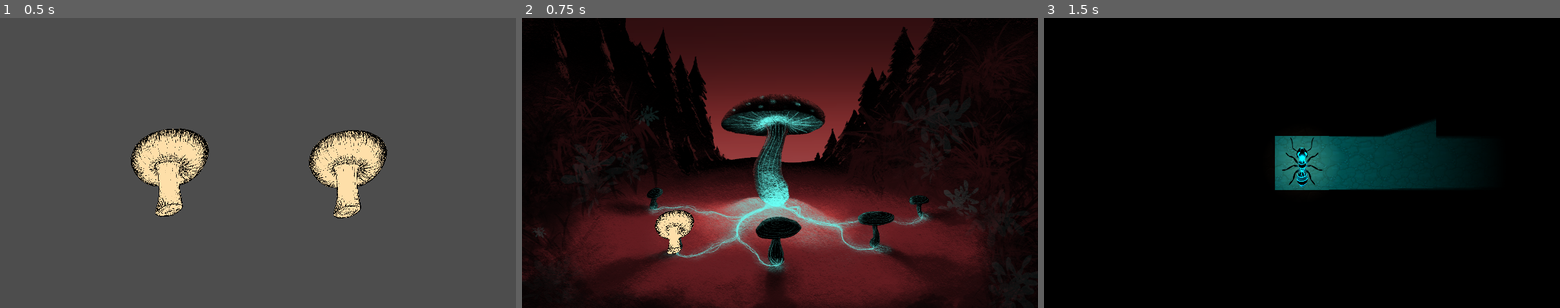
Above: before the commit, frames 1-3 (left to right).
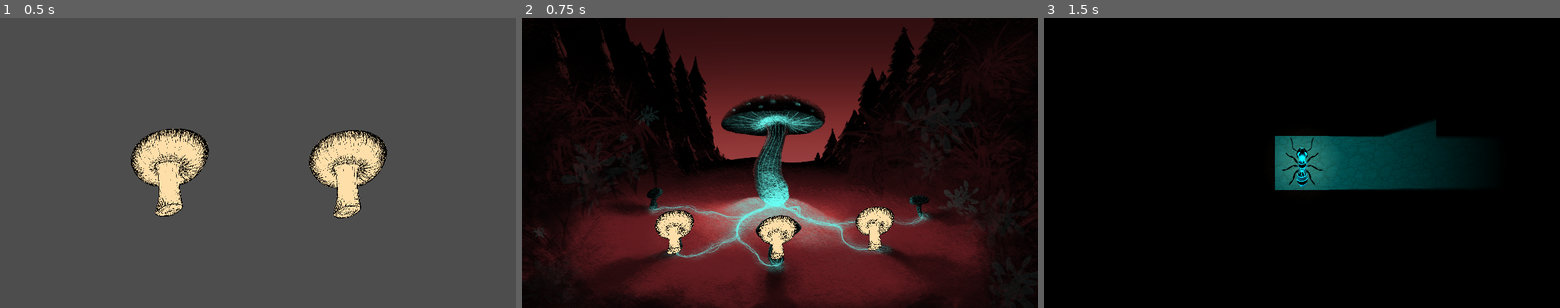
Above: after the commit, the same moments.

Repository: Couleslaw/Mycelium-Dominion-Antfall
Game: Godot game, scene res://Scenes/mainmenu/mainmenu.tscn
Same seed, same stepped clock (60 frames per second), same inputs: the game is played once before the commit and once after it.
Inputs (mouse positions are in pixels of both pictures, inside the frame that each line leads up to):
- Up to frame 1 (0.5 s): no input
- Up to frame 2 (0.75 s): click (867, 174) at 0.5 s
- Up to frame 3 (1.5 s): click (1198, 232) at 1.27 s

Frame 1 is identical in both runs. In frame 2, 1.3% of the frame differs, in the area x 45-73%, y 64-84%; in frame 3, nothing differs.

Commit message:
add pause menu globally

Diff:
--- a/game-files/Scenes/bludiste/Scenes/level_1.gd
+++ b/game-files/Scenes/bludiste/Scenes/level_1.gd
@@ -2,8 +2,8 @@
 
 #func _ready():
 	#process_mode = Node.PROCESS_MODE_ALWAYS
-
-func _input(event : InputEvent):
-	if (event.is_action_pressed("ui_cancel")):
-		$CanvasLayer/PauseMenu.visible = !$CanvasLayer/PauseMenu.visible
-		get_tree().paused = !get_tree().paused
+#
+#func _input(event : InputEvent):
+	#if (event.is_action_pressed("ui_cancel")):
+		#$CanvasLayer/PauseMenu.visible = !$CanvasLayer/PauseMenu.visible
+		#get_tree().paused = !get_tree().paused
--- a/game-files/Scenes/jumpking/jumpking.tscn
+++ b/game-files/Scenes/jumpking/jumpking.tscn
@@ -1,9 +1,10 @@
-[gd_scene load_steps=5 format=3 uid="uid://3hglaqyo0qi8"]
+[gd_scene load_steps=6 format=3 uid="uid://3hglaqyo0qi8"]
 
 [ext_resource type="Script" path="res://Scenes/jumpking/jumpking.gd" id="1_bsgj3"]
 [ext_resource type="PackedScene" uid="uid://bk7e1pep2aiqg" path="res://Scenes/jumpking/ant.tscn" id="1_iptl5"]
 [ext_resource type="PackedScene" uid="uid://cex4l38gguvn7" path="res://Scenes/jumpking/level.tscn" id="3_ppreg"]
 [ext_resource type="Texture2D" uid="uid://ocelsrdr1pb6" path="res://Assets/sprites/jumpking/bg/minigame_jump_background_solid_1.png" id="4_i3mkr"]
+[ext_resource type="PackedScene" uid="uid://cf61fhx2gf0th" path="res://Scenes/pause_menu.tscn" id="5_366r5"]
 
 [node name="Jumpking" type="Node2D"]
 script = ExtResource("1_bsgj3")
@@ -22,3 +23,7 @@
 [node name="MinigameJumpBackgroundSolid1" type="Sprite2D" parent="ParallaxBackground/ParallaxLayer"]
 position = Vector2(238, -1609)
 texture = ExtResource("4_i3mkr")
+
+[node name="CanvasLayer" type="CanvasLayer" parent="."]
+
+[node name="PauseMenu" parent="CanvasLayer" instance=ExtResource("5_366r5")]
--- a/game-files/Scenes/mainmenu/levelmap.gd
+++ b/game-files/Scenes/mainmenu/levelmap.gd
@@ -1,7 +1,12 @@
 extends Control
 
+func _on_bludiste_button_pressed():
+	get_tree().change_scene_to_file("res://Scenes/bludiste/Scenes/level_1.tscn")
 
 
+func _on_skakacka_button_pressed():
+	get_tree().change_scene_to_file("res://Scenes/jumpking/jumpking.tscn")
 
-func _on_texture_button_pressed():
-	get_tree().change_scene_to_file("res://Scenes/bludiste/Scenes/level_1.tscn")
+
+func _on_strilecka_button_pressed():
+	get_tree().change_scene_to_file("res://Scenes/strilecka/strilecka.tscn")
--- a/game-files/Scenes/mainmenu/levelmap.tscn
+++ b/game-files/Scenes/mainmenu/levelmap.tscn
@@ -20,7 +20,7 @@
 offset_bottom = 40.0
 texture = ExtResource("1_u467c")
 
-[node name="TextureButton" type="TextureButton" parent="."]
+[node name="BludisteButton" type="TextureButton" parent="."]
 layout_mode = 0
 offset_left = 494.0
 offset_top = 715.0
@@ -31,4 +31,28 @@
 texture_normal = ExtResource("2_8th6p")
 texture_click_mask = ExtResource("3_dqp3p")
 
-[connection signal="pressed" from="TextureButton" to="." method="_on_texture_button_pressed"]
+[node name="SkakackaButton" type="TextureButton" parent="."]
+layout_mode = 0
+offset_left = 878.0
+offset_top = 735.0
+offset_right = 2346.0
+offset_bottom = 2384.0
+scale = Vector2(0.1, 0.1)
+mouse_default_cursor_shape = 2
+texture_normal = ExtResource("2_8th6p")
+texture_click_mask = ExtResource("3_dqp3p")
+
+[node name="StrileckaButton" type="TextureButton" parent="."]
+layout_mode = 0
+offset_left = 1240.0
+offset_top = 702.0
+offset_right = 2708.0
+offset_bottom = 2351.0
+scale = Vector2(0.1, 0.1)
+mouse_default_cursor_shape = 2
+texture_normal = ExtResource("2_8th6p")
+texture_click_mask = ExtResource("3_dqp3p")
+
+[connection signal="pressed" from="BludisteButton" to="." method="_on_bludiste_button_pressed"]
+[connection signal="pressed" from="SkakackaButton" to="." method="_on_skakacka_button_pressed"]
+[connection signal="pressed" from="StrileckaButton" to="." method="_on_strilecka_button_pressed"]
--- a/game-files/Scenes/pause_menu.gd
+++ b/game-files/Scenes/pause_menu.gd
@@ -3,11 +3,10 @@
 func _ready():
 	hide()
 
-#func _input(event : InputEvent):
-	#if (event.is_action_pressed("ui_cancel")):
-		#show()
-		#var current_value = get_tree().paused
-		#get_tree().paused = !current_value
+func _input(event : InputEvent):
+	if (event.is_action_pressed("ui_cancel")):
+		visible = !visible
+		get_tree().paused = !get_tree().paused
 
 func _on_back_to_shroom_pressed():
 	get_tree().paused = false
--- a/game-files/Scenes/strilecka/shooter_logic.gd
+++ b/game-files/Scenes/strilecka/shooter_logic.gd
@@ -86,16 +86,18 @@
 
 const PLAYER_DEATH_ANIMATION_DURATION = 6
 const BOSS_DEATH_ANIMATION_DURATION = 4
+const TIME_MARGIN = 2
 
 func boss_died(boss):
 	boss.die()
 	$Player/CollisionShape2D.set_deferred("disabled", true)
 	$Player.can_shoot = false
 	$EnemySpawner.end_game(BOSS_DEATH_ANIMATION_DURATION)
-	# TODO return to main scene
+	await get_tree().create_timer(BOSS_DEATH_ANIMATION_DURATION+TIME_MARGIN).timeout
+	get_tree().change_scene_to_file("res://Scenes/mainmenu/levelmap.tscn")
 
 func player_died():
 	$Player.die()
 	$EnemySpawner.end_game(PLAYER_DEATH_ANIMATION_DURATION)
-	await get_tree().create_timer(2).timeout
-	# TODO return to main scene
+	await get_tree().create_timer(PLAYER_DEATH_ANIMATION_DURATION+TIME_MARGIN).timeout
+	get_tree().change_scene_to_file("res://Scenes/mainmenu/levelmap.tscn")
--- a/game-files/Scenes/strilecka/strilecka.tscn
+++ b/game-files/Scenes/strilecka/strilecka.tscn
@@ -14,6 +14,7 @@
 [ext_resource type="Script" path="res://Scenes/strilecka/BossHealthBar.gd" id="12_i2064"]
 [ext_resource type="Texture2D" uid="uid://dmg17rfhfek6w" path="res://Assets/sprites/strilecka/player_health_bar.png" id="12_pvm0v"]
 [ext_resource type="Script" path="res://Scenes/strilecka/Camera2D.gd" id="12_s2tgq"]
+[ext_resource type="PackedScene" uid="uid://cf61fhx2gf0th" path="res://Scenes/pause_menu.tscn" id="14_3s5rh"]
 
 [sub_resource type="LabelSettings" id="LabelSettings_ip5nc"]
 font = ExtResource("6_poh8c")
@@ -139,6 +140,8 @@
 script = ExtResource("12_gajm3")
 game_logic = NodePath("../..")
 
+[node name="PauseMenu" parent="CanvasLayer" instance=ExtResource("14_3s5rh")]
+
 [node name="Camera2D" type="Camera2D" parent="."]
 offset = Vector2(960, 540)
 script = ExtResource("12_s2tgq")
Not shown: 1 places in game-files/Scenes/strilecka/strilecka.tscn that only renumber resources
